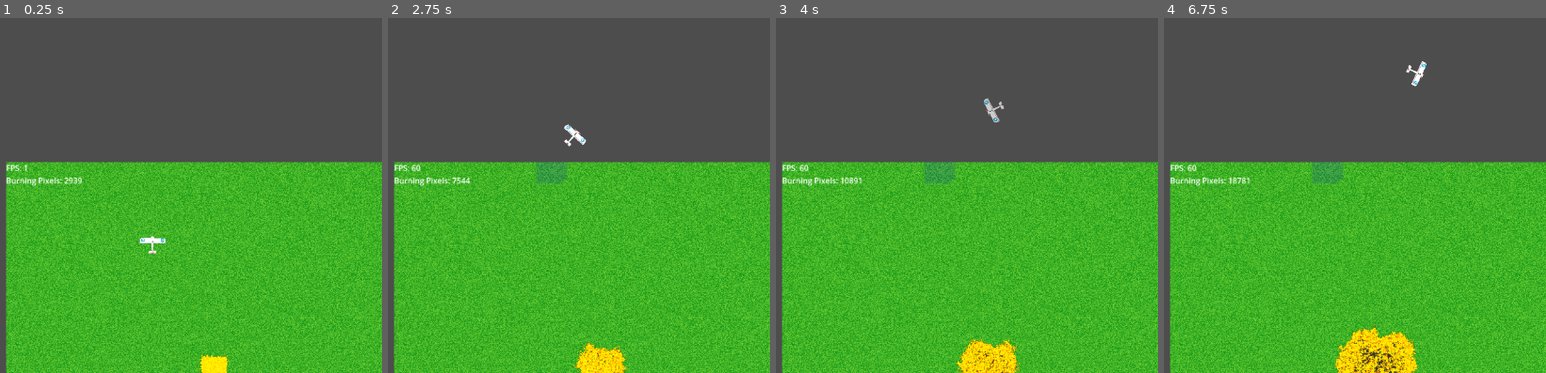
Above: before the commit, frames 1-4 (left to right).
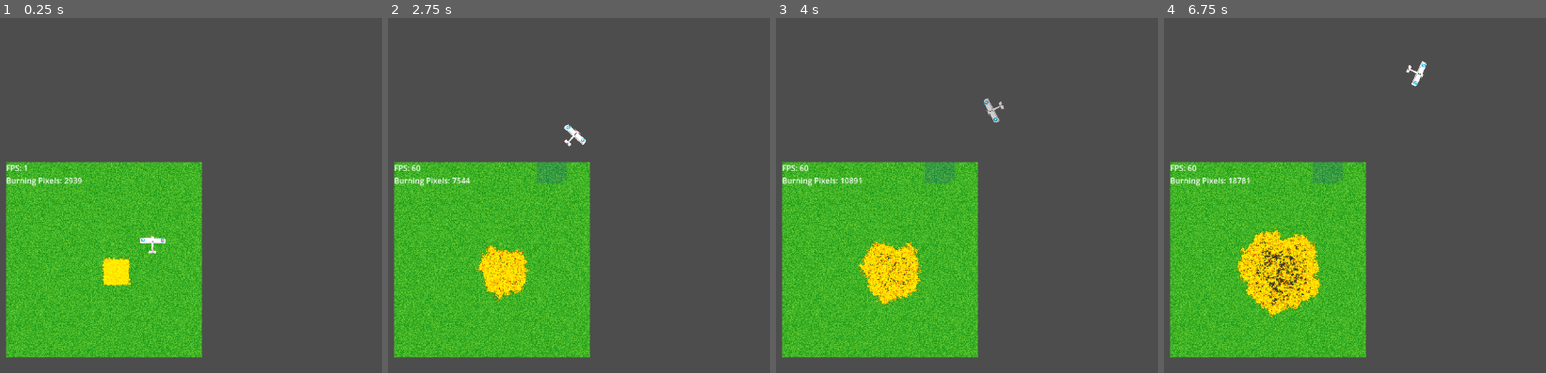
Above: after the commit, the same moments.

Repository: Levartar/2025-Brackeys-Game-Jam
Game: Godot game, scene res://scenes/game.tscn
The game is run twice, just before and just after one commit, with the same random seed, the same clock (stepped at 60 frames per second) and the same inputs.
Inputs:
- Up to frame 1 (0.25 s): no input
- Up to frame 2 (2.75 s): hold D (right) 0.53-1.28 s; tap Space (deploy) at 0.6, 1.35, 2.1 s; hold A (left) 1.28-2.03 s; hold D (right) from 2.03 s (still down)
- Up to frame 3 (4 s): tap Space (deploy) at 2.85, 3.6 s; release D (right) at 3.53 s; hold A (left) from 3.53 s (still down)
- Up to frame 4 (6.75 s): tap Space (deploy) every 0.75 s from 4.35 to 6.6 s; release A (left) at 5.78 s; hold D (right) from 5.78 s (still down)

The runs differ from the first frame. In frame 1, 40% of the frame differs, in the area x 1-100%, y 40-100%; in frame 2, 40%; in frame 3, 41%; in frame 4, 42%.

Commit message:
half map size

Diff:
--- a/scripts/fire_starter.gd
+++ b/scripts/fire_starter.gd
@@ -1,6 +1,6 @@
 extends Node2D
 
-const TEX_SIZE := Vector2i(800, 800)
+const TEX_SIZE := Vector2i(400, 400)
 
 @onready var earth_rect: TextureRect = $Layers/EarthTexture
 @onready var fire_rect: TextureRect = $Layers/FireTexture
@@ -55,7 +55,7 @@
   water_rect.texture = water_tex
 
   #ignite_pixel(Vector2i(500, 500))
-  ignite_area(Rect2i(Vector2i(400, 400), Vector2i(50, 50)))
+  ignite_area(Rect2i(Vector2i(TEX_SIZE.x/2, TEX_SIZE.y/2), Vector2i(50, 50)))
 
 
 func throw_water(rect: Rect2i):
